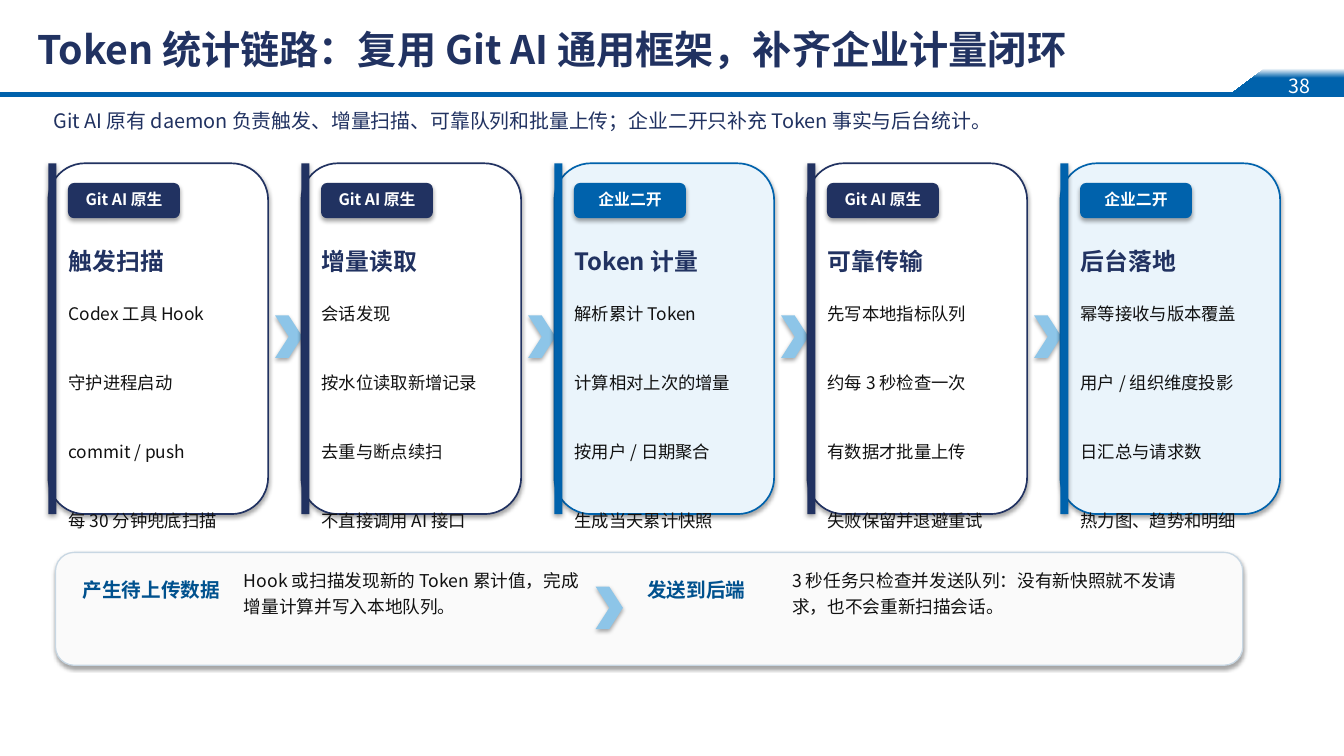
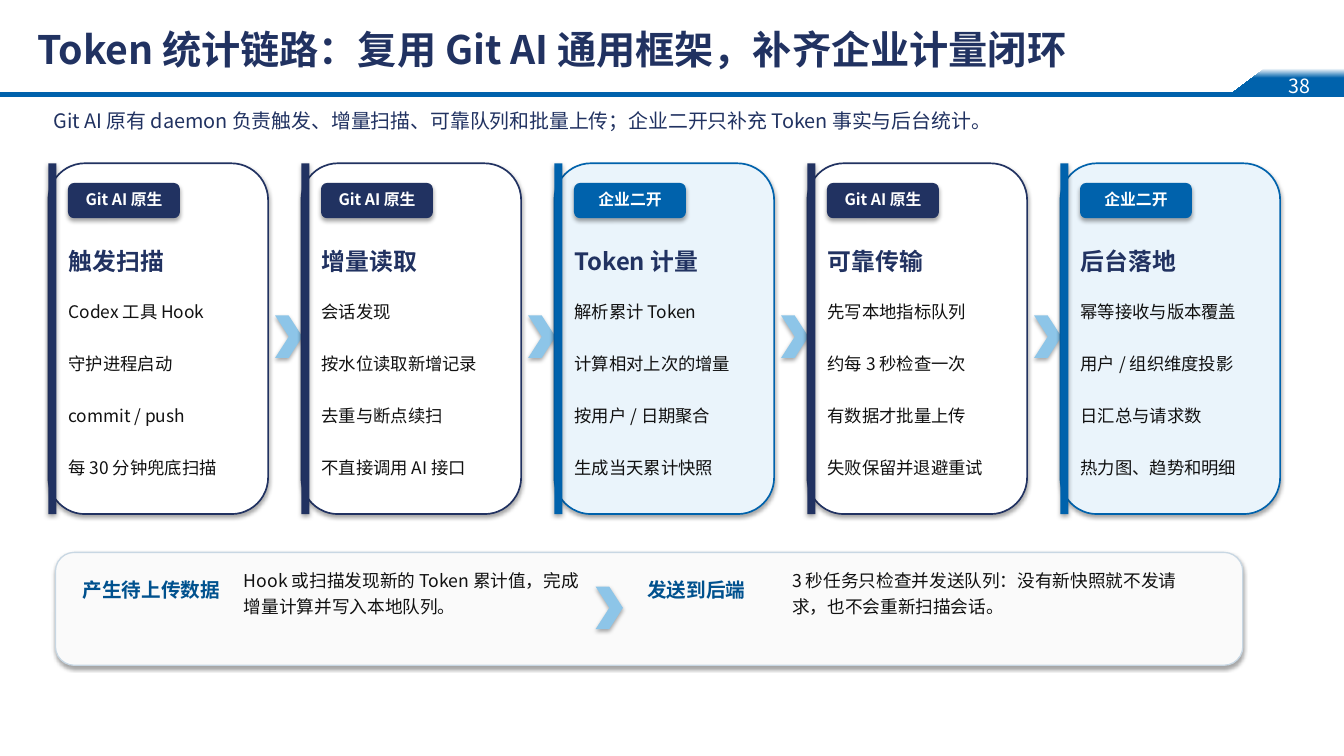
Before and after one commit to glm1024/git-ai, a slide deck: slide 39 of git-ai-ppt/git-ai-research-record.pptx. Drawn at 1344x756 pixels with LibreOffice and Linux fonts; fonts in the diff are those of the drawing; background and template pictures are left out. Boxes give left, top, right and bottom in pixels: in the first picture for what was removed or moved away, otherwise in the second. Text is boxed around its words. In the diff, an @@ line names an element or a change of style, - is before the commit and + after.

```diff
--- a/git-ai-ppt/git-ai-research-record.pptx
+++ b/git-ai-ppt/git-ai-research-record.pptx
@@ line spacing 1.35 to 1.25 in 5 elements at [69,304,217,476], [322,303,478,476], [575,303,731,476], [828,303,984,476], [1081,303,1237,476] @@
```
Also in this commit, not shown: 3 other slides changed, 3 other files.
